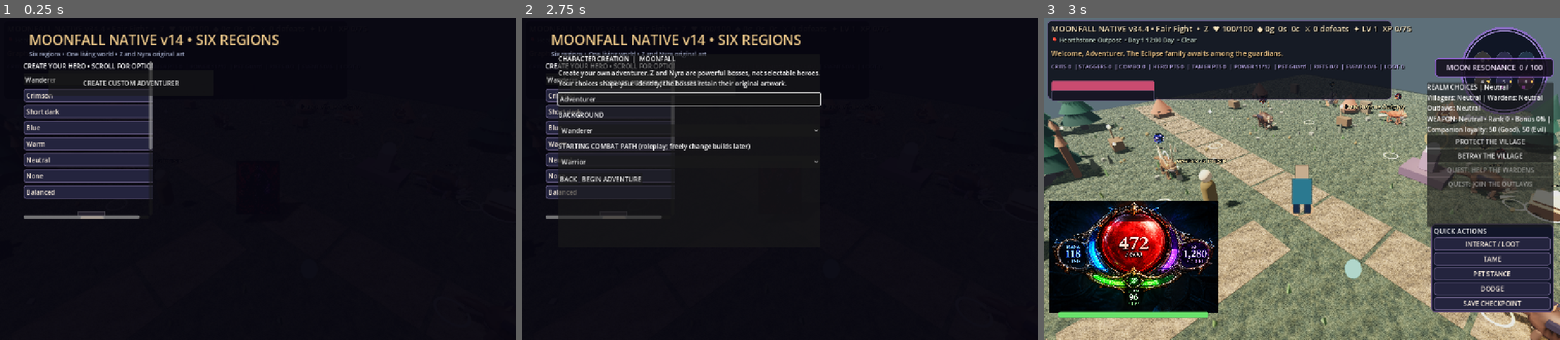
Above: before the commit, frames 1-3 (left to right).
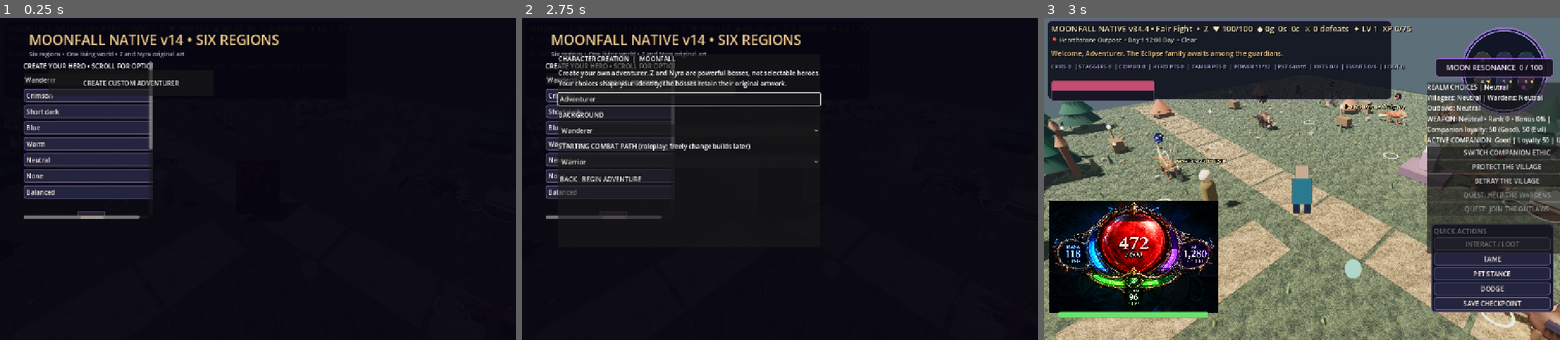
Above: after the commit, the same moments.

Repository: ericgantor-cyber/Moonfall
Game: Godot game, scene res://scenes/main.tscn
Two runs of this game, one before a commit and one after it. Both use one fixed random seed, a clock stepped at 60 frames per second and the inputs below.
Inputs:
- Up to frame 1 (0.25 s): no input
- Up to frame 2 (2.75 s): click "CREATE & PLAY" at 0.5 s; click "CREATE & PLAY" at 1.25 s; click "Crimson" at 2 s
- Up to frame 3 (3 s): click "BEGIN ADVENTURE" at 2.75 s

Frames 1-2 are identical in both runs. In frame 3, 3.3% of the frame differs, in the area x 74-100%, y 20-74%.

Commit message:
Add morality-reactive companion selection and persistent loyalty display

Diff:
--- a/godot-v38/scripts/native_v38_1.gd
+++ b/godot-v38/scripts/native_v38_1.gd
@@ -9,6 +9,8 @@
 var realm_progress:Label
 var realm_victories:int = 0
 var realm_elemental_kills:int = 0
+var realm_companion:Label
+var realm_companion_ethic:String = "Good"
 
 func _ready() -> void:
  realm_ethics = REALM_ETHICS.new_state()
@@ -20,6 +22,7 @@
  realm_ethics = REALM_ETHICS.new_state()
  realm_victories = 0
  realm_elemental_kills = 0
+ realm_companion_ethic = "Good"
  _refresh_realm_choices()
 
 func _checkpoint_extra_data() -> Dictionary:
@@ -27,6 +30,7 @@
  data["realm_ethics"] = realm_ethics.duplicate(true)
  data["realm_victories"] = realm_victories
  data["realm_elemental_kills"] = realm_elemental_kills
+ data["realm_companion_ethic"] = realm_companion_ethic
  return data
 
 func _restore_data(data:Dictionary) -> void:
@@ -35,6 +39,8 @@
  realm_ethics = REALM_ETHICS.normalize(extra.get("realm_ethics", {}) if extra is Dictionary else {})
  realm_victories = maxi(0,int(extra.get("realm_victories",0))) if extra is Dictionary else 0
  realm_elemental_kills = maxi(0,int(extra.get("realm_elemental_kills",0))) if extra is Dictionary else 0
+ realm_companion_ethic = str(extra.get("realm_companion_ethic","Good")) if extra is Dictionary else "Good"
+ if realm_companion_ethic not in ["Good","Evil"]:realm_companion_ethic="Good"
  _refresh_realm_choices()
 
 func _build_realm_choice_panel() -> void:
@@ -47,7 +53,7 @@
  realm_panel.offset_left = -330
  realm_panel.offset_right = -16
  realm_panel.offset_top = 160
- realm_panel.offset_bottom = 520
+ realm_panel.offset_bottom = 585
  layer.add_child(realm_panel)
  var layout:VBoxContainer = VBoxContainer.new()
  realm_panel.add_child(layout)
@@ -58,6 +64,12 @@
  realm_progress=Label.new()
  realm_progress.autowrap_mode=TextServer.AUTOWRAP_WORD_SMART
  layout.add_child(realm_progress)
+ realm_companion=Label.new()
+ layout.add_child(realm_companion)
+ var companion_swap:Button=Button.new()
+ companion_swap.text="SWITCH COMPANION ETHIC"
+ companion_swap.pressed.connect(_swap_realm_companion)
+ layout.add_child(companion_swap)
  for entry in [
   {"id":"realm_village_aid","text":"PROTECT THE VILLAGE","moral":35,"factions":{"Villagers":40,"Wardens":20}},
   {"id":"realm_village_betray","text":"BETRAY THE VILLAGE","moral":-40,"factions":{"Villagers":-45,"Outlaws":30}}
@@ -106,6 +118,9 @@
  if is_instance_valid(realm_progress):
   var evolving:Dictionary=REALM_ETHICS.weapon_evolution(state,realm_victories,realm_elemental_kills)
   realm_progress.text="WEAPON: "+str(evolving["alignment"])+" • Rank "+str(evolving["rank"])+" • Bonus "+str(evolving["bonus_percent"])+"% | Companion loyalty: "+str(REALM_ETHICS.companion_loyalty(state,"Good"))+" (Good), "+str(REALM_ETHICS.companion_loyalty(state,"Evil"))+" (Evil)"
+ if is_instance_valid(realm_companion):
+  var loyalty:int=REALM_ETHICS.companion_loyalty(state,realm_companion_ethic)
+  realm_companion.text="ACTIVE COMPANION: "+realm_companion_ethic+" | Loyalty "+str(loyalty)+" | "+("Loyal" if loyalty>=55 else "Uncertain")
  var decided:bool = state["choices"].has("realm_village_aid") or state["choices"].has("realm_village_betray")
  for button in realm_choice_buttons:
   if is_instance_valid(button):
@@ -140,3 +155,8 @@
  if element in ["fire","water","air","earth","lightning","ice","arcane"]:
   realm_elemental_kills+=1
  _refresh_realm_choices()
+
+func _swap_realm_companion()->void:
+ if not hero_playing or death_active or menu_open:return
+ realm_companion_ethic="Evil" if realm_companion_ethic=="Good" else "Good"
+ _refresh_realm_choices()
